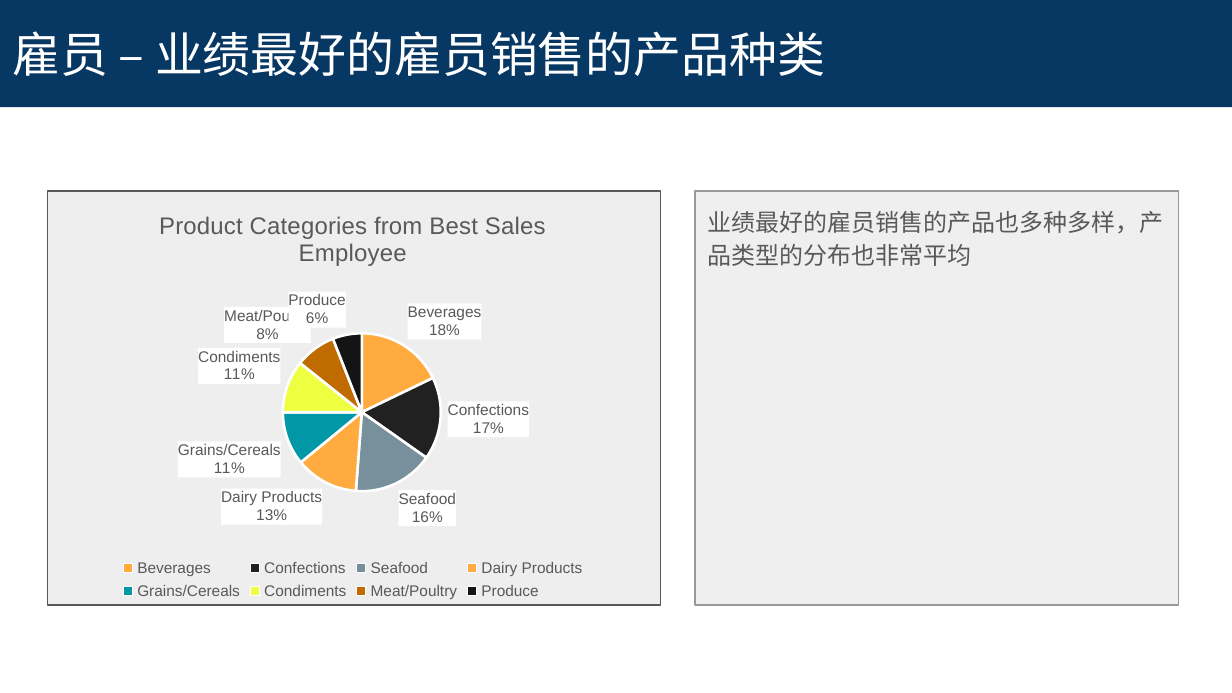
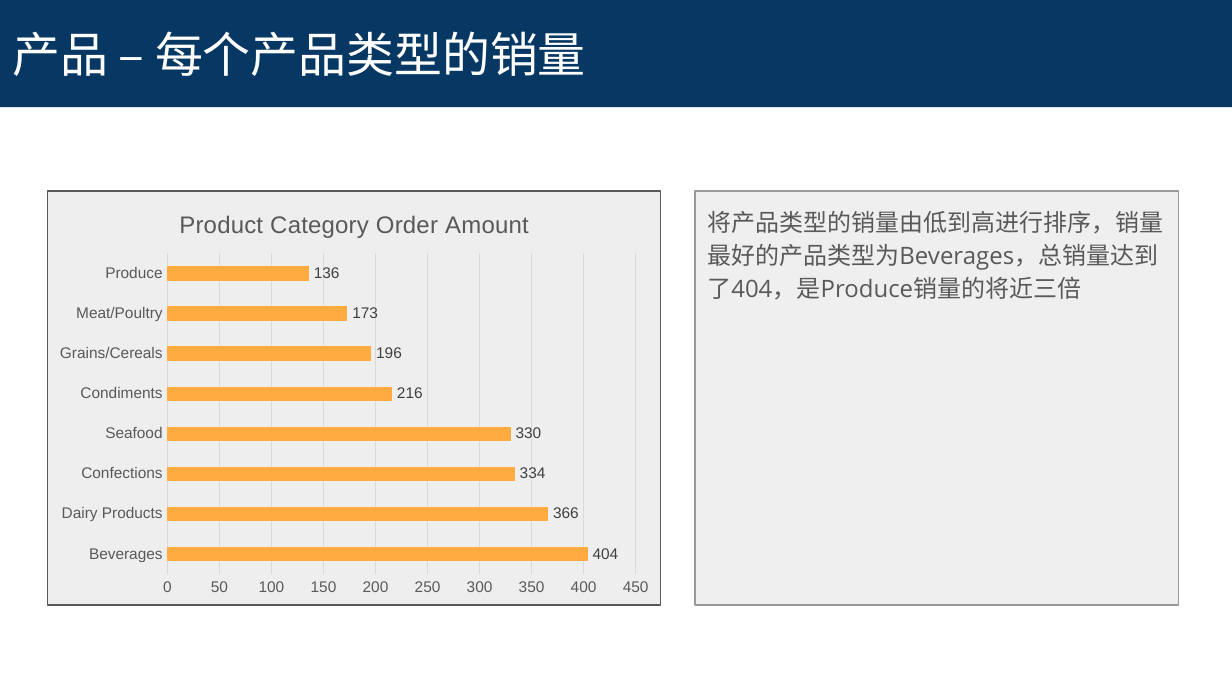
Before and after one commit to baikeyu/udacity_band_p, a slide deck: slide 1 of BAND SQL Project Submission.pptx (slide 7 before the commit). Drawn at 1232x693 pixels with LibreOffice and Linux fonts; fonts in the diff are those of the drawing. Boxes give left, top, right and bottom in pixels: in the first picture for what was removed or moved away, otherwise in the second. Text is boxed around its words. In the diff, an @@ line names an element or a change of style, - is before the commit and + after.

```diff
--- a/BAND SQL Project Submission.pptx
+++ b/BAND SQL Project Submission.pptx
@@ title at (x1=12, y1=31, x2=586, y2=76): text changed @@
-雇员 – 业绩最好的雇员销售的产品种类
+产品 – 每个产品类型的销量
@@ pie chart at (x1=48, y1=191, x2=662, y2=605) @@
@@ pie chart to bar chart @@
@@ title "Product Categories from Best Sales Employee " to "Product Category Order Amount " @@
-categories: Beverages, Confections, Seafood, Dairy Products, Grains/Cereals, Condiments, Meat/Poultry, Produce
+categories: Beverages, Dairy Products, Confections, Seafood, Condiments, Grains/Cereals, Meat/Poultry, Produce
-Series 1: 18, 17, 16, 13, 11, 11, 8, 6
+Series 1: 404, 366, 334, 330, 216, 196, 173, 136
@@ data labels of Series 1 changed @@
@@ colours of single points changed @@
@@ legend changed @@
@@ category axis changed @@
@@ value axis changed @@
@@ bar spacing changed @@
@@ bar chart moved from (x1=44, y1=191, x2=660, y2=605) to (x1=48, y1=191, x2=662, y2=605) @@
@@ text at (x1=707, y1=211, x2=1163, y2=299): text changed @@
-业绩最好的雇员销售的产品也多种多样，产品类型的分布也非常平均
+将产品类型的销量由低到高进行排序，销量最好的产品类型为Beverages，总销量达到了404，是Produce销量的将近三倍
```
Also in this commit, not shown: 1 other slide changed, 2 slides added, 5 slides removed, 3 other files.
